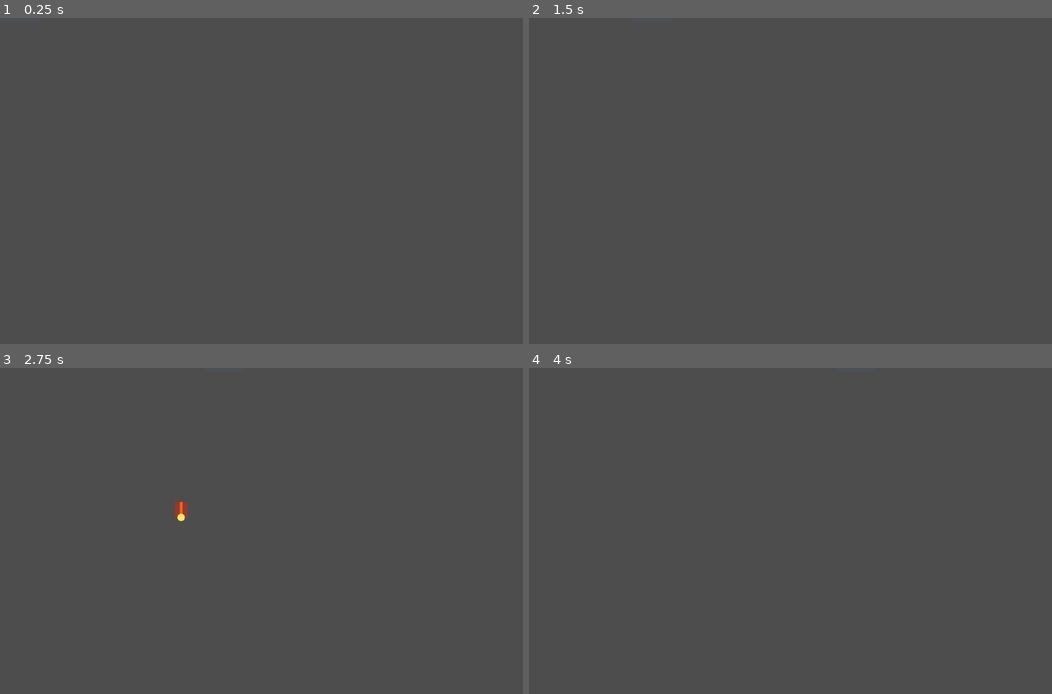
Above: before the commit, frames 1-4 (two rows, left to right).
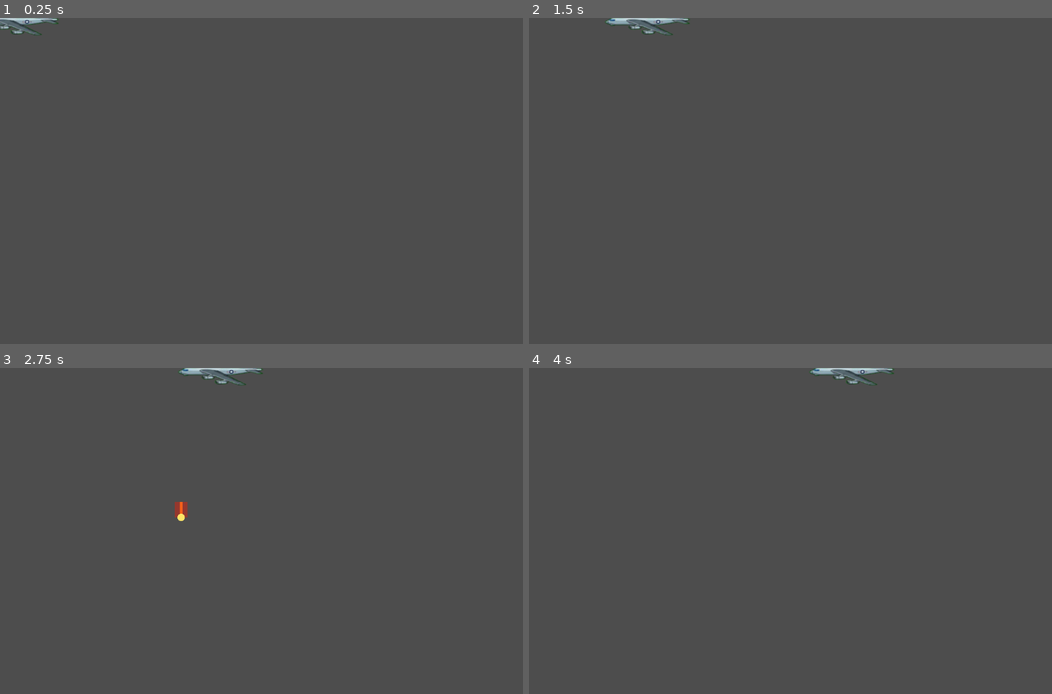
Above: after the commit, the same moments.

Repository: dangkhoa31204/alien-shooter
Game: Godot game, scene res://scenes/contra_bomber.tscn
Two runs of this game, one before a commit and one after it. Both use one fixed random seed, a clock stepped at 60 frames per second and the inputs below. This scene is started directly instead of the project's main scene.
Inputs (mouse positions are in pixels of both pictures, inside the frame that each line leads up to):
- Up to frame 1 (0.25 s): no input
- Up to frame 2 (1.5 s): tap Enter at 0.5 s; move the mouse to (905, 164) at 0.52 s; hold Right (ui_right) from 0.53 s (still down); tap X (aa_missile) at 0.6 s; tap Space at 0.77 s; move the mouse to (685, 197) at 1.27 s; tap F (melee) at 1.35 s
- Up to frame 3 (2.75 s): tap Space at 1.52 s; move the mouse to (313, 459) at 2.02 s; release Right (ui_right) at 2.03 s; hold Left (ui_left) from 2.03 s (still down); hold Shift from 2.03 s (still down)
- Up to frame 4 (4 s): move the mouse to (764, 596) at 2.77 s; release Left (ui_left) at 2.78 s; release Shift at 2.78 s; hold Right (ui_right) from 2.78 s (still down); tap X (aa_missile) at 2.85 s; tap Space at 3.02, 3.77 s; move the mouse to (947, 579) at 3.52 s; tap F (melee) at 3.6 s

The runs differ from the first frame. In frame 1, 0.3% of the frame differs, in the area x 0-12%, y 0-6%; in frame 2, 0.4%; in frame 3, 0.4%; in frame 4, 0.4%, in the area x 53-70%, y 0-6%.

Commit message:
animation bomber

Diff:
--- a/scenes/contra_bomber.tscn
+++ b/scenes/contra_bomber.tscn
@@ -1,20 +1,112 @@
-[gd_scene load_steps=3 format=3]
+[gd_scene format=3 uid="uid://q7kwhocqdsi2"]
 
-[ext_resource type="Script" path="res://scripts/contra_bomber.gd" id="1_script"]
+[ext_resource type="Script" uid="uid://l17o04obcxhg" path="res://scripts/contra_bomber.gd" id="1_script"]
+[ext_resource type="Texture2D" uid="uid://bwbtq3463mcjt" path="res://assets/art/Gemini_Generated_Image_ot534qot534qot53-removebg-preview.png" id="2_6koy0"]
 
 [sub_resource type="RectangleShape2D" id="RectangleShape2D_1"]
-size = Vector2(80, 20)
+size = Vector2(74, 32)
 
-[node name="ContraBomber" type="CharacterBody2D"]
+[sub_resource type="AtlasTexture" id="AtlasTexture_kl03a"]
+atlas = ExtResource("2_6koy0")
+region = Rect2(0, 0, 169, 92)
+
+[sub_resource type="AtlasTexture" id="AtlasTexture_ayldk"]
+atlas = ExtResource("2_6koy0")
+region = Rect2(169, 0, 169, 92)
+
+[sub_resource type="AtlasTexture" id="AtlasTexture_58nwp"]
+atlas = ExtResource("2_6koy0")
+region = Rect2(338, 0, 169, 92)
+
+[sub_resource type="AtlasTexture" id="AtlasTexture_ijrc3"]
+atlas = ExtResource("2_6koy0")
+region = Rect2(507, 0, 169, 92)
+
+[sub_resource type="AtlasTexture" id="AtlasTexture_2iv0u"]
+atlas = ExtResource("2_6koy0")
+region = Rect2(0, 92, 169, 92)
+
+[sub_resource type="AtlasTexture" id="AtlasTexture_iqyms"]
+atlas = ExtResource("2_6koy0")
+region = Rect2(169, 92, 169, 92)
+
+[sub_resource type="AtlasTexture" id="AtlasTexture_ym8or"]
+atlas = ExtResource("2_6koy0")
+region = Rect2(338, 92, 169, 92)
+
+[sub_resource type="AtlasTexture" id="AtlasTexture_6agbt"]
+atlas = ExtResource("2_6koy0")
+region = Rect2(507, 92, 169, 92)
+
+[sub_resource type="AtlasTexture" id="AtlasTexture_a3gfs"]
+atlas = ExtResource("2_6koy0")
+region = Rect2(0, 222, 169, 111)
+
+[sub_resource type="AtlasTexture" id="AtlasTexture_mh1fd"]
+atlas = ExtResource("2_6koy0")
+region = Rect2(0, 0, 169, 92)
+
+[sub_resource type="SpriteFrames" id="SpriteFrames_58nwp"]
+animations = [{
+"frames": [{
+"duration": 1.0,
+"texture": SubResource("AtlasTexture_kl03a")
+}, {
+"duration": 1.0,
+"texture": SubResource("AtlasTexture_ayldk")
+}, {
+"duration": 1.0,
+"texture": SubResource("AtlasTexture_58nwp")
+}, {
+"duration": 1.0,
+"texture": SubResource("AtlasTexture_ijrc3")
+}, {
+"duration": 1.0,
+"texture": SubResource("AtlasTexture_2iv0u")
+}, {
+"duration": 1.0,
+"texture": SubResource("AtlasTexture_iqyms")
+}, {
+"duration": 1.0,
+"texture": SubResource("AtlasTexture_ym8or")
+}, {
+"duration": 1.0,
+"texture": SubResource("AtlasTexture_6agbt")
+}, {
+"duration": 1.0,
+"texture": SubResource("AtlasTexture_a3gfs")
+}],
+"loop": true,
+"name": &"fall",
+"speed": 12.0
+}, {
+"frames": [{
+"duration": 1.0,
+"texture": SubResource("AtlasTexture_mh1fd")
+}],
+"loop": true,
+"name": &"fly",
+"speed": 5.0
+}]
+
+[node name="ContraBomber" type="CharacterBody2D" unique_id=1943128413]
 collision_layer = 3
 collision_mask = 0
 script = ExtResource("1_script")
 
-[node name="CollisionShape2D" type="CollisionShape2D" parent="."]
+[node name="CollisionShape2D" type="CollisionShape2D" parent="." unique_id=1803680350]
+position = Vector2(-3, 1)
 shape = SubResource("RectangleShape2D_1")
 
-[node name="Sprite" type="Node2D" parent="."]
+[node name="Sprite" type="Node2D" parent="." unique_id=2001914646]
 
-[node name="ShootTimer" type="Timer" parent="."]
+[node name="ShootTimer" type="Timer" parent="." unique_id=1926701215]
 wait_time = 2.0
 autostart = true
+
+[node name="AnimatedSprite2D" type="AnimatedSprite2D" parent="." unique_id=272235420]
+position = Vector2(-3.0000029, 0.97255397)
+scale = Vector2(0.43786982, 0.38825777)
+sprite_frames = SubResource("SpriteFrames_58nwp")
+animation = &"fall"
+frame_progress = 0.34732682
--- a/scripts/contra_bomber.gd
+++ b/scripts/contra_bomber.gd
@@ -16,63 +16,55 @@
 var direction: int = 1  # 1 = Right, -1 = Left
 
 # Falling state
+
 var _dying:      bool    = false
 var _fall_vel:   Vector2 = Vector2.ZERO
 var _smoke_timer: float  = 0.0
 var _fire_timer:  float  = 0.0
-
-@onready var sprite: Node2D    = $Sprite
+var _shot:       bool    = false # Trạng thái vừa bị bắn, chạy animation bay thẳng ngắn
+var _shot_timer: float   = 0.0
+# Góc nghiêng mục tiêu khi rơi (rad)
+const FALL_TARGET_ROT = deg_to_rad(38)
+var _fall_rot: float = 0.0 # Góc nghiêng hiện tại
+var _fall_rot_speed: float = 0.0 # Tốc độ xoay nghiêng
+
+@onready var sprite: AnimatedSprite2D = $AnimatedSprite2D
 @onready var shoot_timer: Timer = $ShootTimer
 
 func _ready() -> void:
 	add_to_group("enemy")
 	hp = maxi(1, int(round(float(hp) * HP_MULT)))
-	_setup_visuals()
+	sprite.play("fly")
 	shoot_timer.timeout.connect(_on_shoot_timer_timeout)
 	shoot_timer.start(1.5 + randf())
 
-func _setup_visuals() -> void:
-	# B-52 style bomber silhouette using polygons
-	var fuse = Polygon2D.new()
-	fuse.polygon = PackedVector2Array([
-		Vector2(-40, -5), Vector2(40, -5), Vector2(45, 2),
-		Vector2(40, 8), Vector2(-40, 8), Vector2(-45, 2)
-	])
-	fuse.color = Color(0.3, 0.32, 0.35)
-	sprite.add_child(fuse)
-
-	var cock = ColorRect.new()
-	cock.size = Vector2(8, 4); cock.position = Vector2(30, -4)
-	cock.color = Color(0.1, 0.4, 0.8, 0.7)
-	sprite.add_child(cock)
-
-	var tail = Polygon2D.new()
-	tail.polygon = PackedVector2Array([
-		Vector2(-40, -5), Vector2(-45, -20), Vector2(-35, -20), Vector2(-30, -5)
-	])
-	tail.color = Color(0.25, 0.28, 0.3)
-	sprite.add_child(tail)
-
-	var wing1 = Polygon2D.new()
-	wing1.polygon = PackedVector2Array([
-		Vector2(-10, 0), Vector2(-25, -20), Vector2(0, -20), Vector2(15, 0)
-	])
-	wing1.color = Color(0.2, 0.22, 0.25); wing1.z_index = -1
-	sprite.add_child(wing1)
-
-	var eng1 = ColorRect.new()
-	eng1.size = Vector2(12, 4); eng1.position = Vector2(-2, -22)
-	eng1.color = Color(0.1, 0.1, 0.1)
-	wing1.add_child(eng1)
+## Đã thay thế bằng AnimatedSprite2D, không cần vẽ Polygon2D thủ công nữa
 
 func _physics_process(delta: float) -> void:
+	if _shot:
+		_shot_timer -= delta
+		# Chạy animation bay thẳng ngắn, chậm hơn
+		velocity.x = direction * (SPEED * 0.55)
+		move_and_slide()
+		sprite.play("fly")
+		sprite.scale = Vector2(-1.2, 0.95) # To hơn
+		if _shot_timer <= 0.0:
+			_shot = false
+			_start_fall()
+		return
+
 	if _dying:
 		_update_fall(delta)
 		return
 
 	velocity.x = direction * SPEED
 	move_and_slide()
-	sprite.scale.x = direction
+	sprite.scale.x = direction * 0.2
+	# Đảm bảo animation luôn là "fly" khi bay
+	if not _dying and sprite.animation != "fly":
+		sprite.play("fly")
+	# Đảm bảo scale dày hơn
+	sprite.scale = Vector2(-1.2, 0.95) # To hơn, dày hơn nữa, bay chiều ngược lại
 
 	if abs(global_position.x) > 14000:
 		queue_free()
@@ -80,10 +72,32 @@
 func _update_fall(delta: float) -> void:
 	# Apply gravity
 	_fall_vel.y += GRAVITY * delta
+	# Tăng vận tốc ngang để tạo cảm giác lao nhanh hơn
+	_fall_vel.x += direction * 60.0 * delta # Tăng dần vận tốc ngang
+	# Giảm nhẹ vận tốc ngang nếu quá lớn
+	if abs(_fall_vel.x) > SPEED * 2.2:
+		_fall_vel.x = sign(_fall_vel.x) * SPEED * 2.2
 	global_position += _fall_vel * delta
 
-	# Spin out of control
-	sprite.rotation += SPIN_SPEED * delta
+	# Chuyển animation sang "fall" khi rơi
+	if sprite.animation != "fall":
+		sprite.play("fall")
+		# Để animation rơi chỉ chạy 1 lần, hãy bỏ tick 'Loop' cho animation 'fall' trong SpriteFrames bằng editor Godot
+
+	# Nghiêng máy bay từ từ về góc mục tiêu
+	var target_rot = FALL_TARGET_ROT * direction
+	# Tăng tốc độ xoay khi rơi
+	_fall_rot_speed += 2.8 * delta
+	# Giới hạn tốc độ xoay
+	if _fall_rot_speed > 3.2:
+		_fall_rot_speed = 3.2
+	# Xoay dần về góc mục tiêu
+	_fall_rot = lerp(_fall_rot, target_rot, _fall_rot_speed * delta)
+	sprite.rotation = _fall_rot
+
+	# Giữ frame cuối nếu animation không lặp
+	if not sprite.is_playing():
+		sprite.frame = sprite.sprite_frames.get_frame_count("fall") - 1
 
 	# Smoke trail every 0.08 s
 	_smoke_timer -= delta
@@ -205,7 +219,7 @@
 	if main.has_method("add_kill"):
 		main.add_kill(500, 40)
 
-	queue_free()
+		queue_free()
 
 func _on_shoot_timer_timeout() -> void:
 	if not _dying:
@@ -223,21 +237,26 @@
 	b.add_to_group("enemy_bullet")
 
 func take_damage(amount: int) -> void:
-	if _dying: return
+	if _dying or _shot: return
 	if amount <= 0: return
 	# One-shot down: any hit makes the bomber fall.
 	hp = 0
 	# Flash red
 	var tw := create_tween()
 	tw.tween_property(sprite, "modulate", Color.WHITE, 0.06).from(Color.RED)
-	_start_fall()
+	# Bắt đầu trạng thái bị bắn: bay thẳng ngắn, chậm hơn
+	_shot = true
+	_shot_timer = 0.55 # Thời gian bay thẳng ngắn (chậm hơn, mượt)
 
 func _start_fall() -> void:
 	_dying = true
 	shoot_timer.stop()
 	Audio.play("bomber_drop_sound", 10.0)
-	# Initial velocity: keep horizontal momentum, slight upward kick
-	_fall_vel = Vector2(velocity.x * 0.5, -120.0)
+	# Initial velocity: lao xiên (vận tốc ngang lớn hơn)
+	_fall_vel = Vector2(velocity.x * 1.2, -120.0)
+	# Reset góc nghiêng và tốc độ xoay
+	_fall_rot = 0.0
+	_fall_rot_speed = 0.0
 	# Remove from "enemy" group so it no longer counts for targeting
 	remove_from_group("enemy")
 	# Disable collision so it doesn't push the player while falling
Binary file added: assets/art/Gemini_Generated_Image_ot534qot534qot53-removebg-preview.png
Not shown, added: assets/art/Gemini_Generated_Image_ot534qot534qot53-removebg-preview.png.import
Binary file added: assets/art/Gemini_Generated_Image_rshtz9rshtz9rsht-removebg-preview.png
Not shown, added: assets/art/Gemini_Generated_Image_rshtz9rshtz9rsht-removebg-preview.png.import
